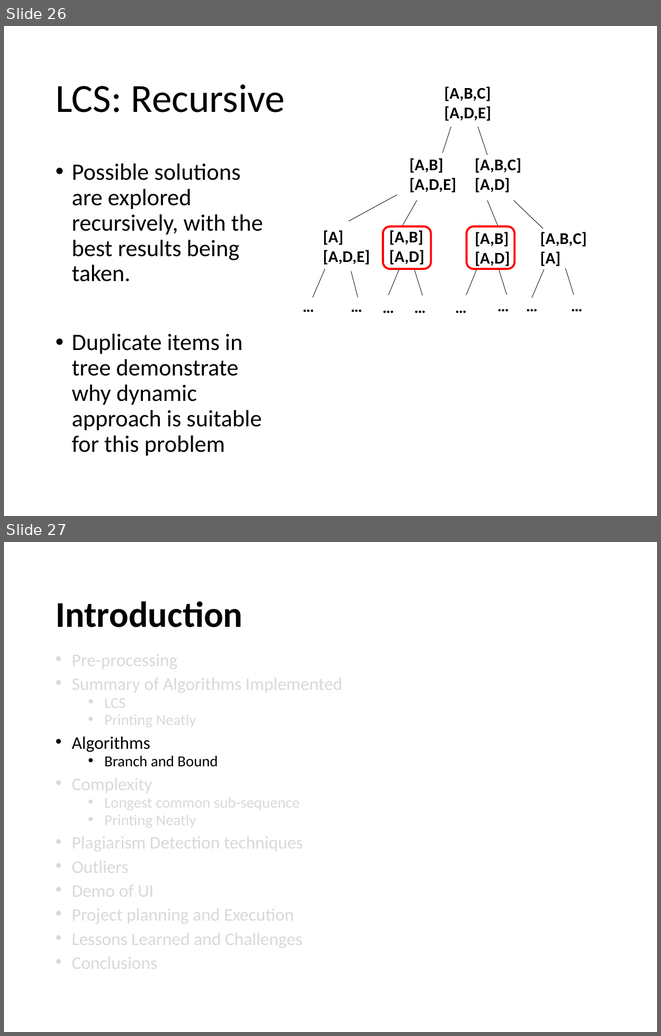
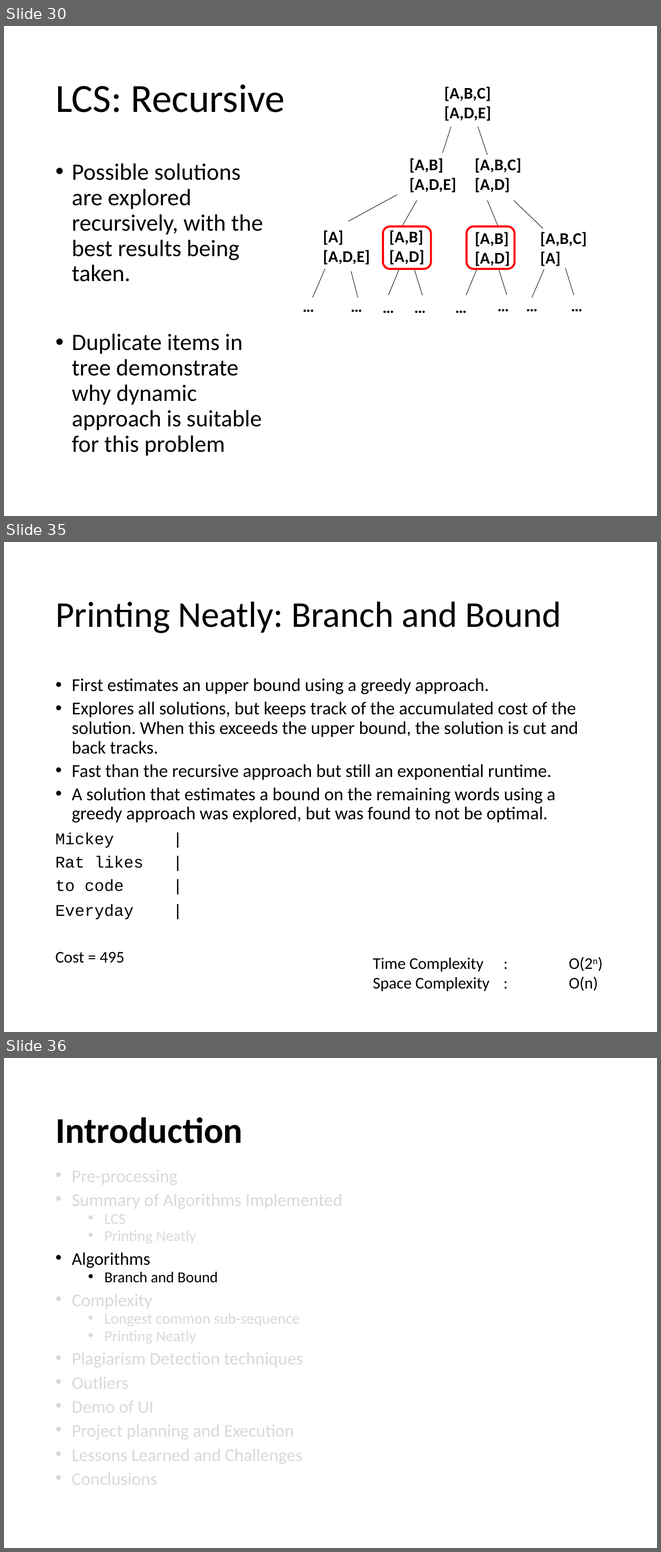
Before and after one commit to edbeeching/AA_LCS_Project, a slide deck: Presentation_v1.pptx. Shown one above the other, each under a label of ours: slides 26 and 27 before the commit, slides 30, 35 and 36 after it; the slides between them are not shown. The pictures are 661x1036 and 661x1552 pixels, drawn with LibreOffice and Linux fonts; fonts in the diff are those of the drawing. Boxes give left, top, right and bottom in pixels: in the first picture for what was removed or moved away, otherwise in the second. Text is boxed around its words. In the diff, an @@ line names an element or a change of style, - is before the commit and + after.

```diff
--- a/Presentation_v1.pptx
+++ b/Presentation_v1.pptx
@@ slide 35 added at (4, 542, 657, 1032), background #FFFFFF @@
@@ title added at (55, 601, 562, 633), 40 pt, text #000000 @@
+Printing Neatly: Branch and Bound
@@ text added at (72, 678, 578, 822), 20 pt, text #000000 @@
+• First estimates an upper bound using a greedy approach.
+• Explores all solutions, but keeps track of the accumulated cost of the solution. When this exceeds the upper bound, the solution is cut and back tracks.
+• Fast than the recursive approach but still an exponential runtime.
+• A solution that estimates a bound on the remaining words using a greedy approach was explored, but was found to not be optimal.
@@ text added at (55, 832, 143, 963), 18 pt, text #000000 @@
+Mickey |
+Rat likes |
+to code |
+Everyday |
+Cost = 495
@@ text added at (373, 956, 598, 991), 18 pt, text #000000 @@
+Time Complexity : O(2n)
+Space Complexity : O(n)
@@ what was slide 26 is now slide 30 @@
@@ what was slide 27 is now slide 36 @@
```
Also in this commit, not shown: 10 slides changed, 13 other slides added, 2 slides removed, 59 other files.
